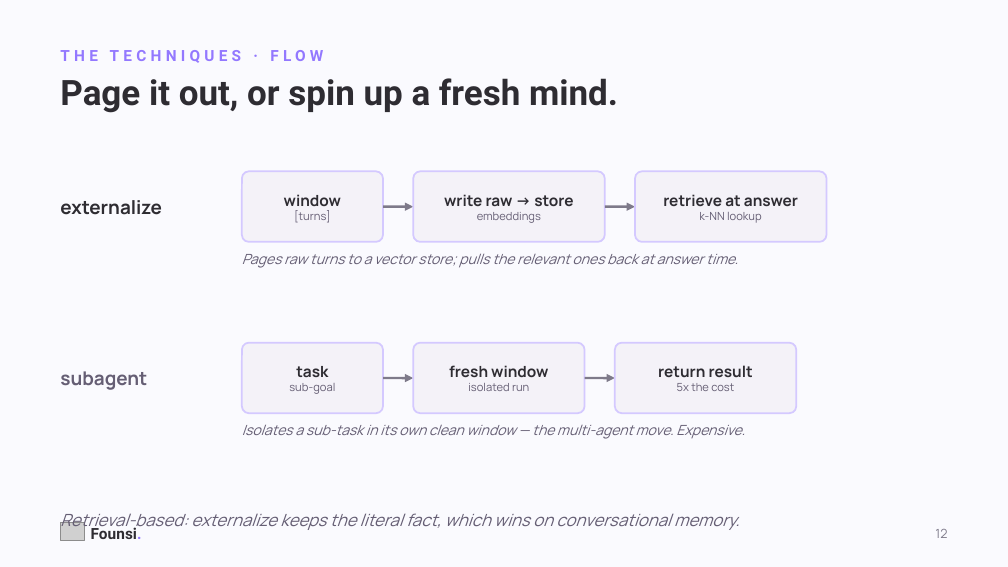
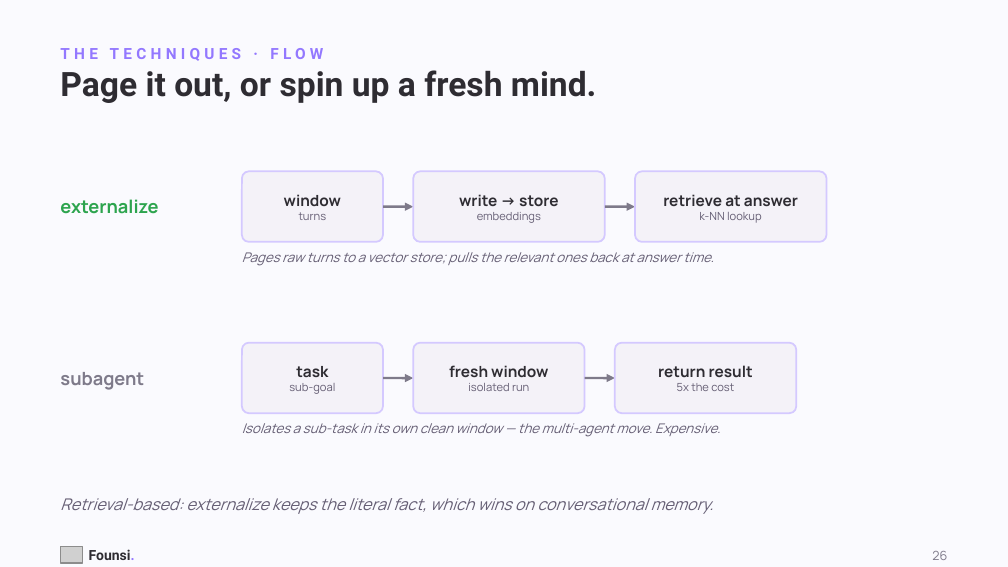
Before and after one commit to kanishkpatel1995/agent-harness, a slide deck: slide 26 of presentation/founsi-context-engineering.pptx (slide 12 before the commit). Drawn at 1008x567 pixels with LibreOffice and Linux fonts; fonts in the diff are those of the drawing; grey boxes stand for pictures. Boxes give left, top, right and bottom in pixels: in the first picture for what was removed or moved away, otherwise in the second. Text is boxed around its words. In the diff, an @@ line names an element or a change of style, - is before the commit and + after.

```diff
--- a/presentation/founsi-context-engineering.pptx
+++ b/presentation/founsi-context-engineering.pptx
@@ text "Page it out, or spin ..." at [60, 70, 597, 103]: size 25 to 24 pt; line spacing 1 to 25pt @@
@@ text "externalize" at [60, 199, 158, 214]: size 13.5 to 13 pt, text colour #2E2C32 to #2DA44E @@
@@ text in rounded rectangle at [459, 194, 558, 206]: text changed @@
-write raw → store
+write → store
@@ text in rounded rectangle at [299, 212, 327, 220]: text changed @@
-[turns]
+turns
@@ text "Pages raw turns to a ..." at [242, 252, 713, 266]: size 10 to 9.5 pt @@
@@ text "subagent" at [60, 372, 144, 390]: size 13.5 to 13 pt, text colour #655E74 to #7E7A8A @@
@@ text "Isolates a sub-task in its ..." at [242, 423, 720, 437]: size 10 to 9.5 pt @@
@@ text "Retrieval-based: externalize keeps the literal ...": place and size @@
-text "Retrieval-based: externalize keeps the literal ..." at [60, 513, 740, 532]
+text "Retrieval-based: externalize keeps the literal ..." at [60, 498, 714, 514]
@@ text "Retrieval-based: externalize keeps the literal ..." at [60, 498, 714, 514]: size 12 to 11.5 pt @@
@@ picture removed at [60, 522, 85, 540] @@
@@ picture added at [60, 546, 83, 563] @@
@@ text "Founsi.": place and size @@
-text "Founsi." at [91, 525, 142, 539]
+text "Founsi." at [89, 549, 135, 560]
@@ text "Founsi." at [89, 549, 135, 560]: size 11 to 10 pt @@
@@ text at [932, 551, 947, 560]: text changed @@
-12
+26
```
Also in this commit, not shown: 21 other slides changed, 16 slides added, 19 slides removed, 9 other files.
